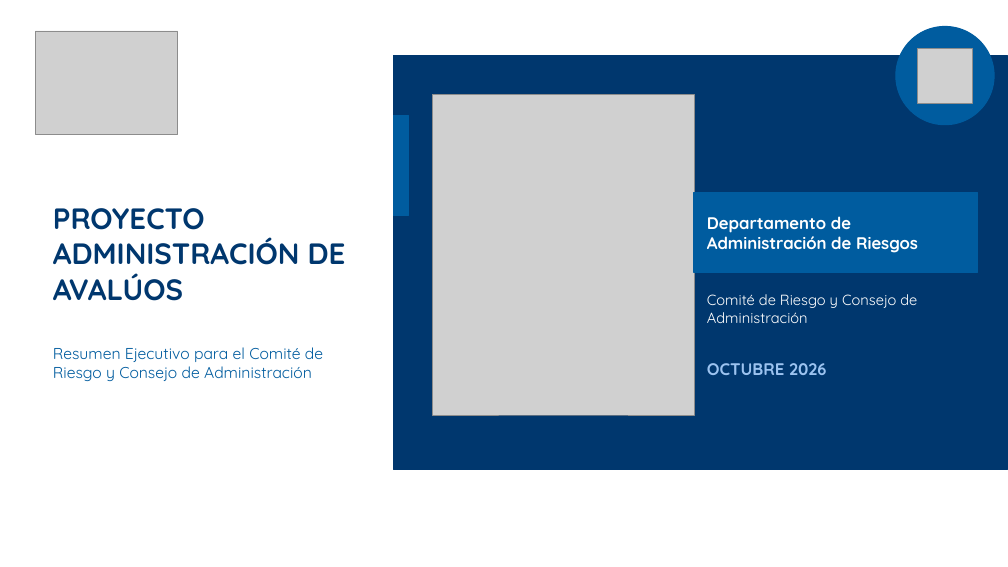
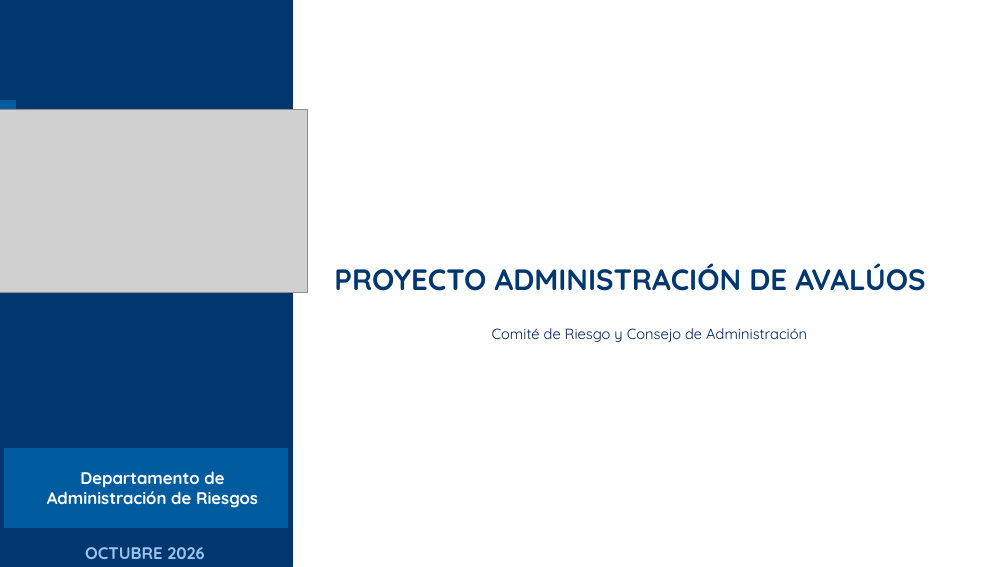
Before and after one commit to menjivar201280/riesgo, a slide deck: slide 1 of administracion-avaluos/Proyecto_Administracion_de_Avaluos.pptx. Drawn at 1008x567 pixels with LibreOffice and Linux fonts; fonts in the diff are those of the drawing; grey boxes stand for pictures. Boxes give left, top, right and bottom in pixels: in the first picture for what was removed or moved away, otherwise in the second. Text is boxed around its words. In the diff, an @@ line names an element or a change of style, - is before the commit and + after.

```diff
--- a/administracion-avaluos/Proyecto_Administracion_de_Avaluos.pptx
+++ b/administracion-avaluos/Proyecto_Administracion_de_Avaluos.pptx
@@ rectangle: place and size @@
-rectangle at box(393, 56, 1008, 470)
+rectangle at box(0, 0, 292, 567)
@@ ellipse removed at box(896, 26, 994, 125) @@
@@ picture removed at box(36, 31, 178, 135) @@
@@ picture removed at box(918, 48, 973, 104) @@
@@ rectangle: place and size @@
-rectangle at box(393, 116, 409, 216)
+rectangle at box(0, 101, 16, 200)
@@ picture added at box(0, 110, 307, 293) @@
@@ picture removed at box(433, 95, 694, 415) @@
@@ text "PROYECTO ADMINISTRACIÓN DE AVALÚOS" rewrapped from box(53, 208, 346, 301) to box(334, 263, 925, 291) @@
@@ text "Comité de Riesgo y Consejo ...": place and size @@
-text "Comité de Riesgo y Consejo ..." at box(707, 294, 917, 323)
+text "Comité de Riesgo y Consejo ..." at box(492, 328, 807, 342)
@@ text "Comité de Riesgo y Consejo ..." at box(492, 328, 807, 342): text colour #FFFFFF to #002060; alignment left to centre @@
@@ text removed at box(53, 347, 323, 381) @@
-Resumen Ejecutivo para el Comité de Riesgo y Consejo de Administración
@@ rectangle: place and size @@
-rectangle at box(694, 193, 978, 272)
+rectangle at box(5, 448, 288, 528)
@@ text "Departamento de Administración de Riesgos": place and size @@
-text "Departamento de Administración de Riesgos" at box(707, 216, 918, 253)
+text "Departamento de Administración de Riesgos" at box(47, 471, 258, 508)
@@ text "Departamento de Administración de Riesgos" at box(47, 471, 258, 508): alignment left to centre @@
@@ text "OCTUBRE 2026": place and size @@
-text "OCTUBRE 2026" at box(707, 363, 826, 375)
+text "OCTUBRE 2026" at box(85, 547, 204, 559)
```
Also in this commit, not shown: 15 other slides changed, 2 slides removed.
